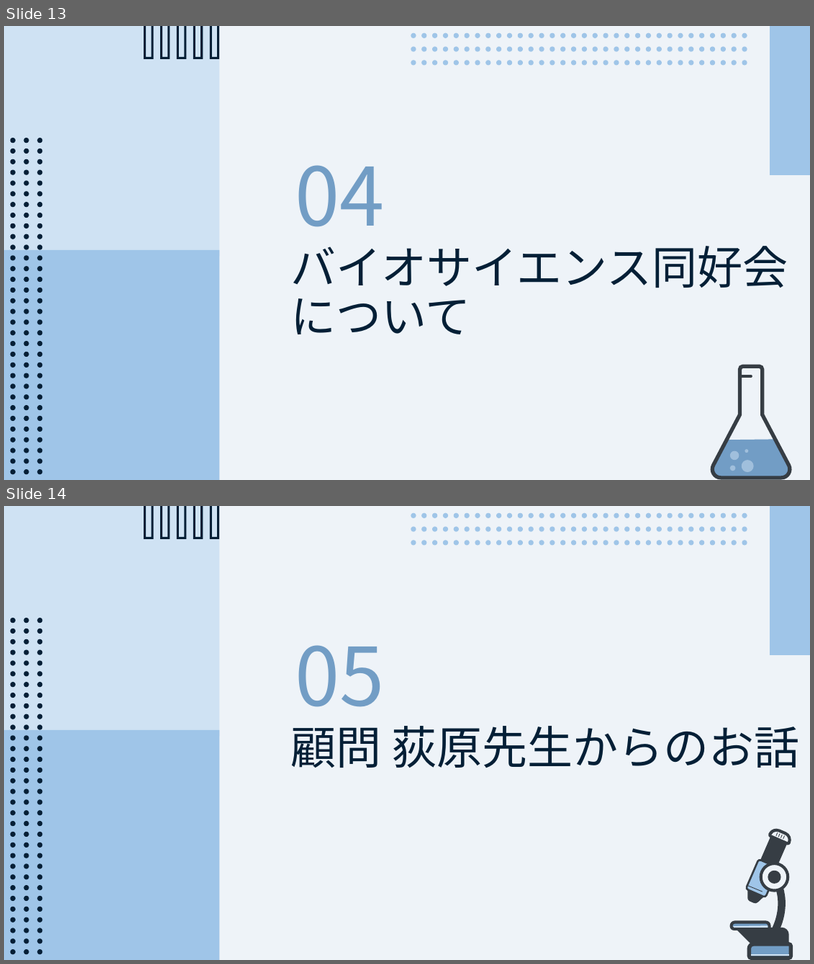
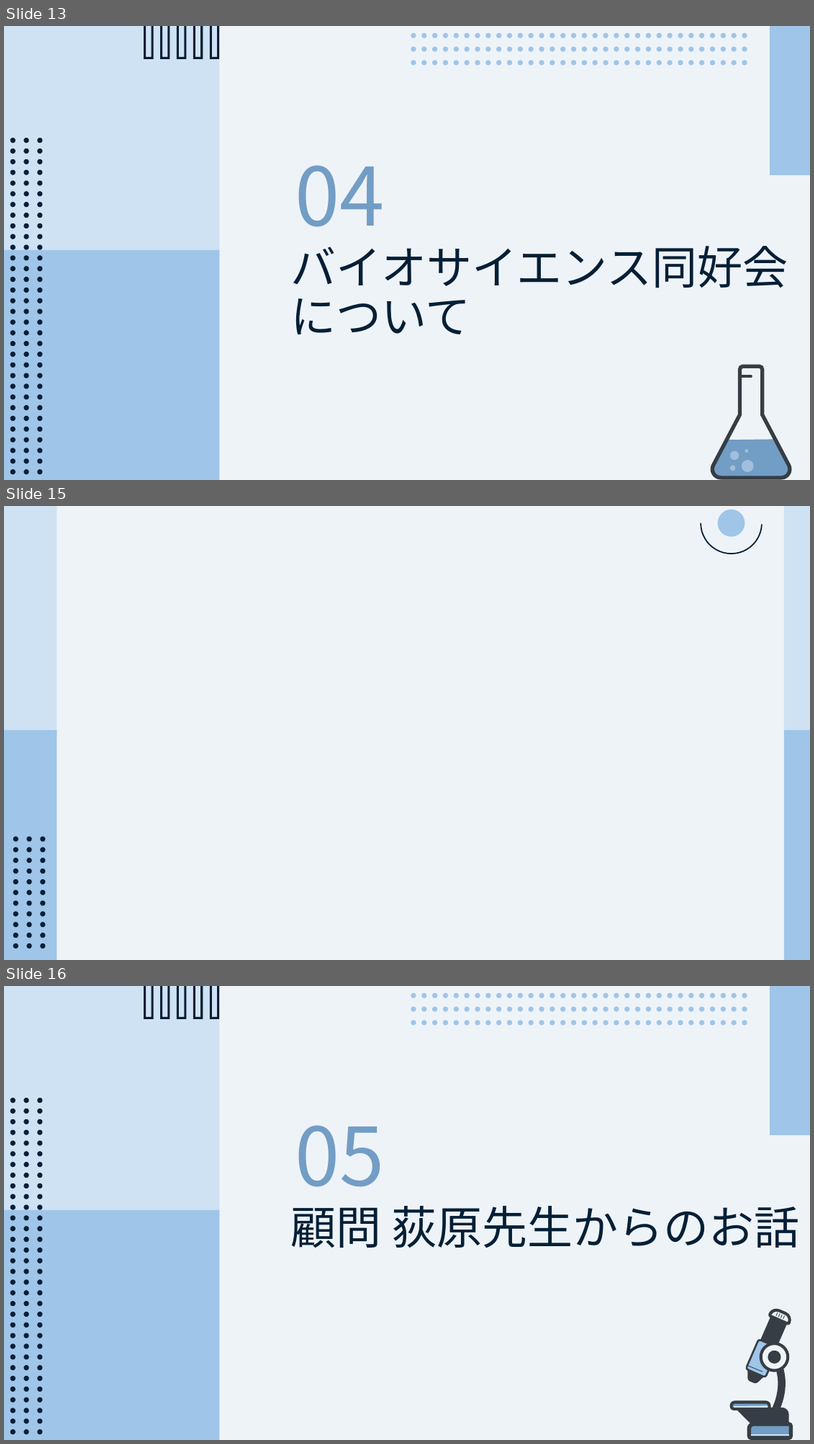
Before and after one commit to CL-ken/CL-ken.github.io, a slide deck: 2025/25_サークル説明.pptx. Shown one above the other, each under a label of ours: slides 13 and 14 before the commit, slides 13, 15 and 16 after it; the slides between them are not shown. The pictures are 814x964 and 814x1444 pixels, drawn with LibreOffice and Linux fonts; fonts in the diff are those of the drawing. Boxes give left, top, right and bottom in pixels: in the first picture for what was removed or moved away, otherwise in the second. Text is boxed around its words. In the diff, an @@ line names an element or a change of style, - is before the commit and + after.

Commit message:
pptx add

```diff
--- a/2025/25_サークル説明.pptx
+++ b/2025/25_サークル説明.pptx
@@ slide 15 added at [4,506,810,960], background #EEF3F8 @@
@@ rectangle added at [4,506,57,736], fill #CFE2F3 @@
@@ arc (boxed as its full ellipse) added at [702,506,763,554], outline #041F36 1.5 pt @@
@@ ellipse added at [718,510,746,537], fill #9FC5E8 @@
@@ rectangle added at [784,506,810,736], fill #CFE2F3 @@
@@ rectangle added at [4,730,57,960], fill #9FC5E8 @@
@@ rectangle added at [784,730,810,960], fill #9FC5E8 @@
@@ group added at [13,836,46,948]: 33 ellipses @@
@@ what was slide 14 is now slide 16 @@
```
Also in this commit, not shown: 1 other slide added, 1 other file.
